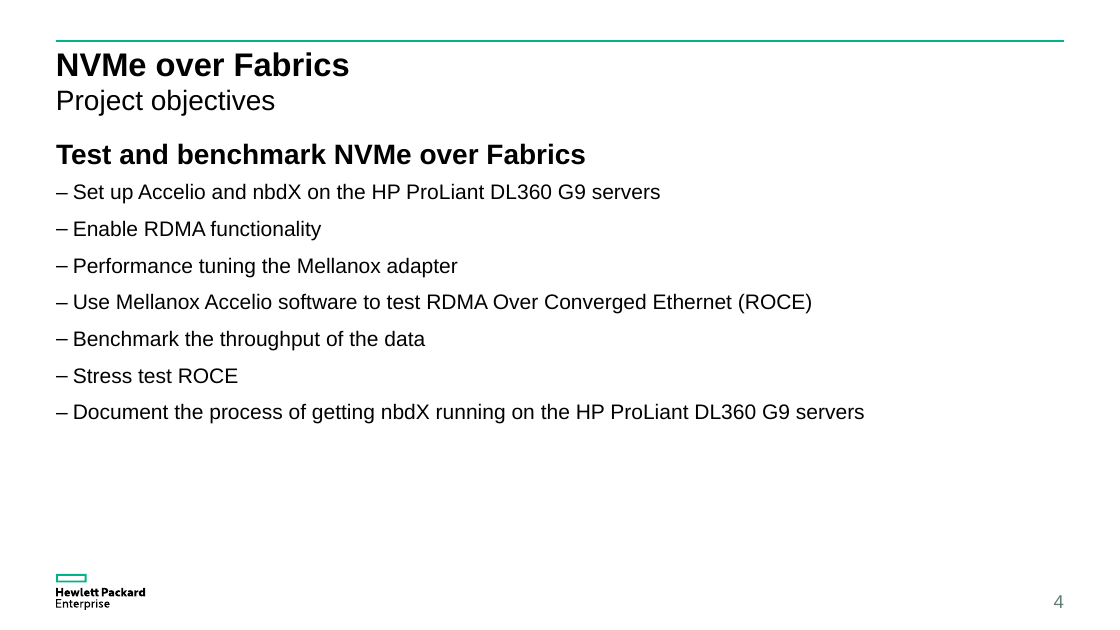
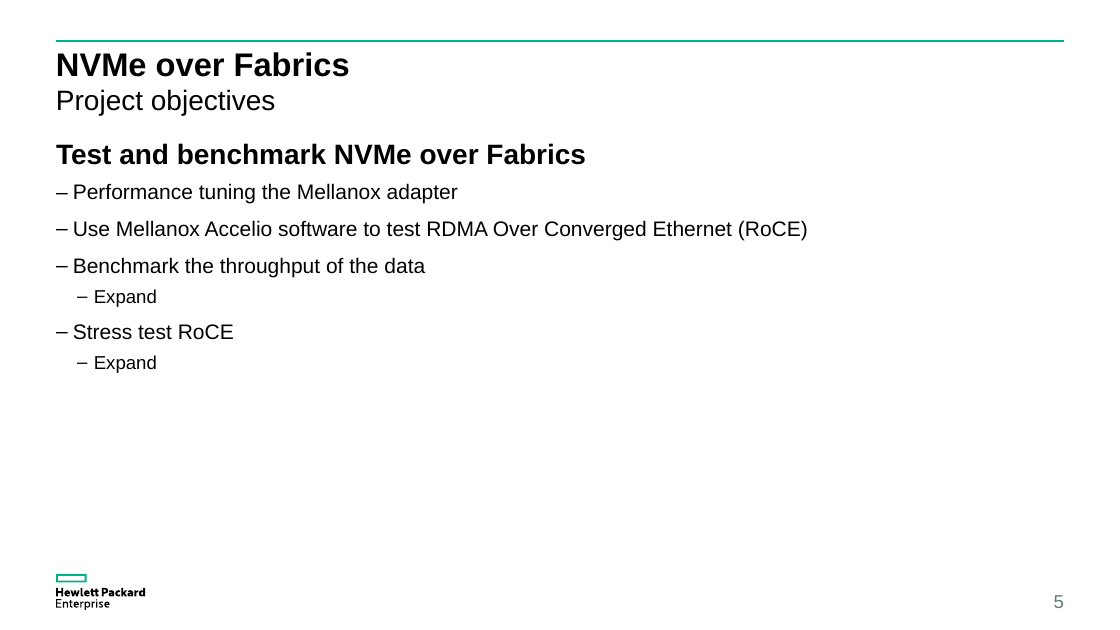
Before and after one commit to coy-humphrey/nvme-hpe, a slide deck: slide 5 of deliverables/HPE.Presentation.pptx (slide 4 before the commit). Drawn at 1120x630 pixels with LibreOffice and Linux fonts; fonts in the diff are those of the drawing. Boxes give left, top, right and bottom in pixels: in the first picture for what was removed or moved away, otherwise in the second. Text is boxed around its words. In the diff, an @@ line names an element or a change of style, - is before the commit and + after.

```diff
--- a/deliverables/HPE.Presentation.pptx
+++ b/deliverables/HPE.Presentation.pptx
@@ text at <box>73,183,661,241</box>: paragraphs removed @@
-– Set up Accelio and nbdX on the HP ProLiant DL360 G9 servers
-– Enable RDMA functionality
@@ text at <box>73,220,808,241</box>: text changed @@
-– Use Mellanox Accelio software to test RDMA Over Converged Ethernet (ROCE)
+– Use Mellanox Accelio software to test RDMA Over Converged Ethernet (RoCE)
@@ text at <box>73,289,234,373</box>: text changed @@
-– Stress test ROCE
-– Document the process of getting nbdX running on the HP ProLiant DL360 G9 servers
+  – Expand
+– Stress test RoCE
+  – Expand
@@ page number at <box>1054,595,1064,608</box>: text changed @@
-4
+5
```
Also in this commit, not shown: 7 other slides changed, 1 slide added, 1 slide removed.
